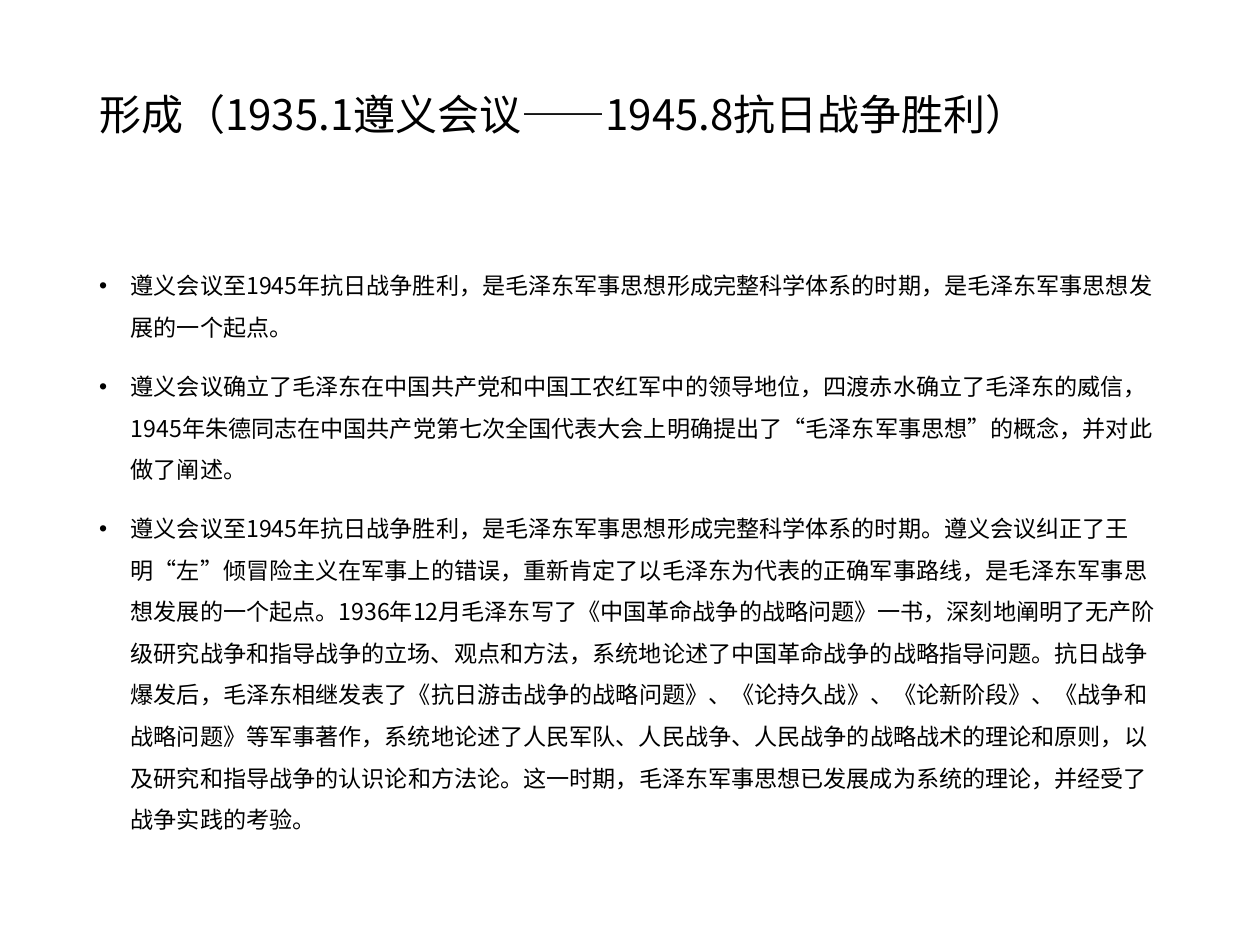
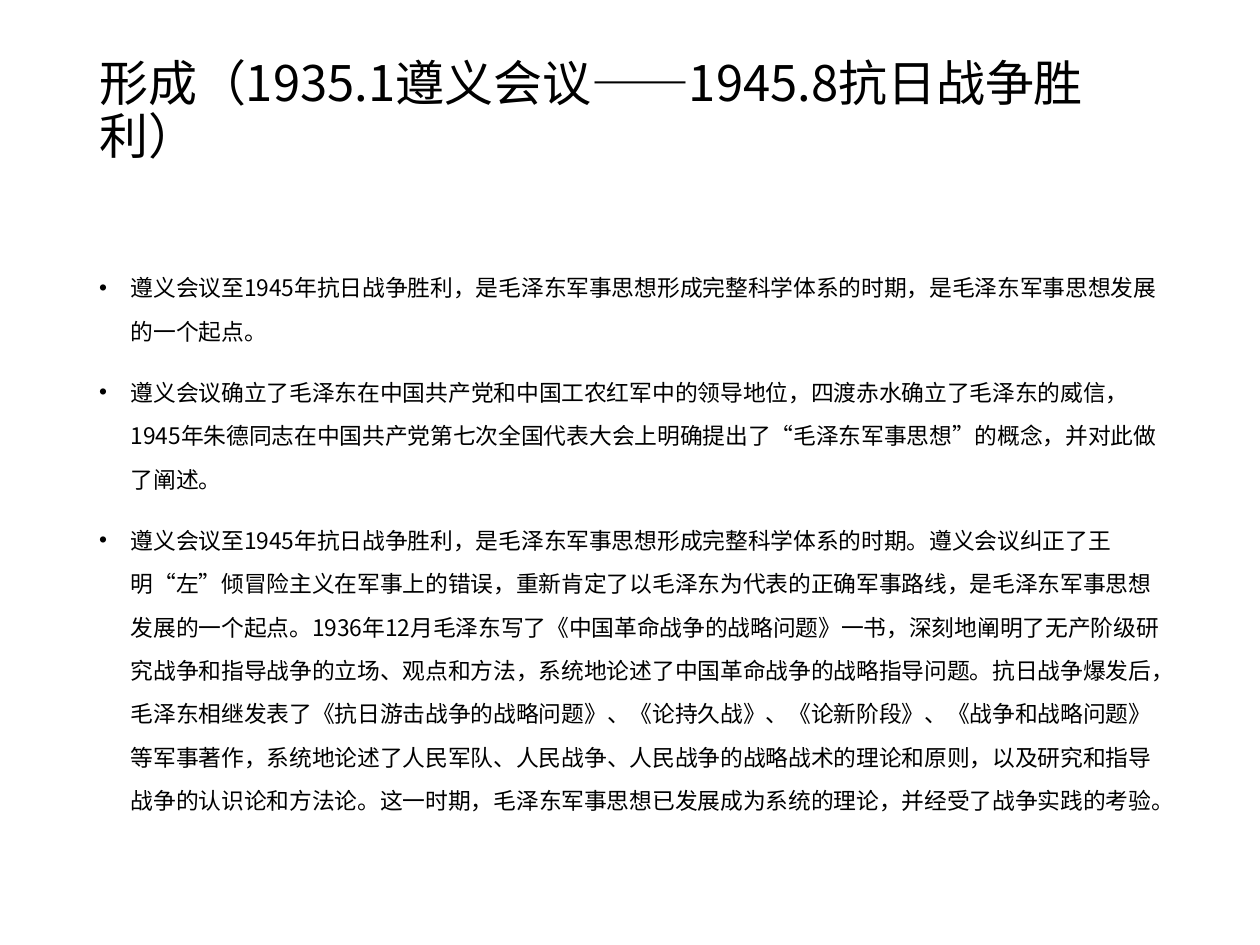
Before and after one commit to 117503445/history-ppt, a slide deck: slide 18 of 近代史张都铭小组-结构.pptx. Drawn at 1260x945 pixels with LibreOffice and Linux fonts; fonts in the diff are those of the drawing. Boxes give left, top, right and bottom in pixels: in the first picture for what was removed or moved away, otherwise in the second. Text is boxed around its words. In the diff, an @@ line names an element or a change of style, - is before the commit and + after.

```diff
--- a/近代史张都铭小组-结构.pptx
+++ b/近代史张都铭小组-结构.pptx
@@ title "形成（1935.1遵义会议——1945.8抗日战争胜利）" at [99, 59, 1083, 114]: size 24 to 28 pt @@
@@ text "遵义会议至1945年抗日战争胜利，是毛泽东军事思想形成完整科学体系的时期，是毛泽东军事思想发展的一个起点。" at [131, 277, 1174, 812]: size 13.2 to 12.9 pt; line spacing 1.5 to 1.6 @@
```
Also in this commit, not shown: 18 other slides changed, 7 other files.
